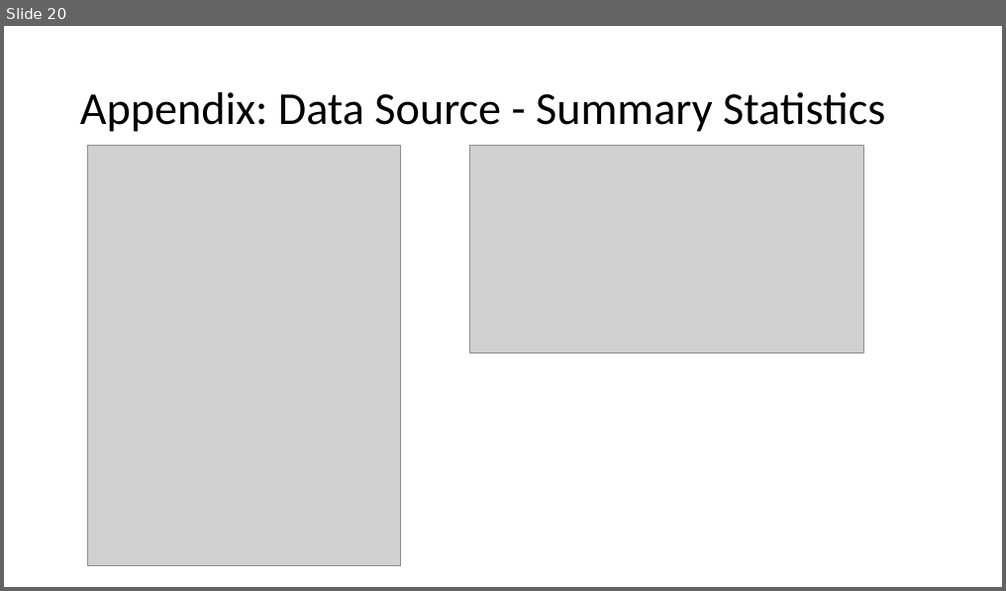
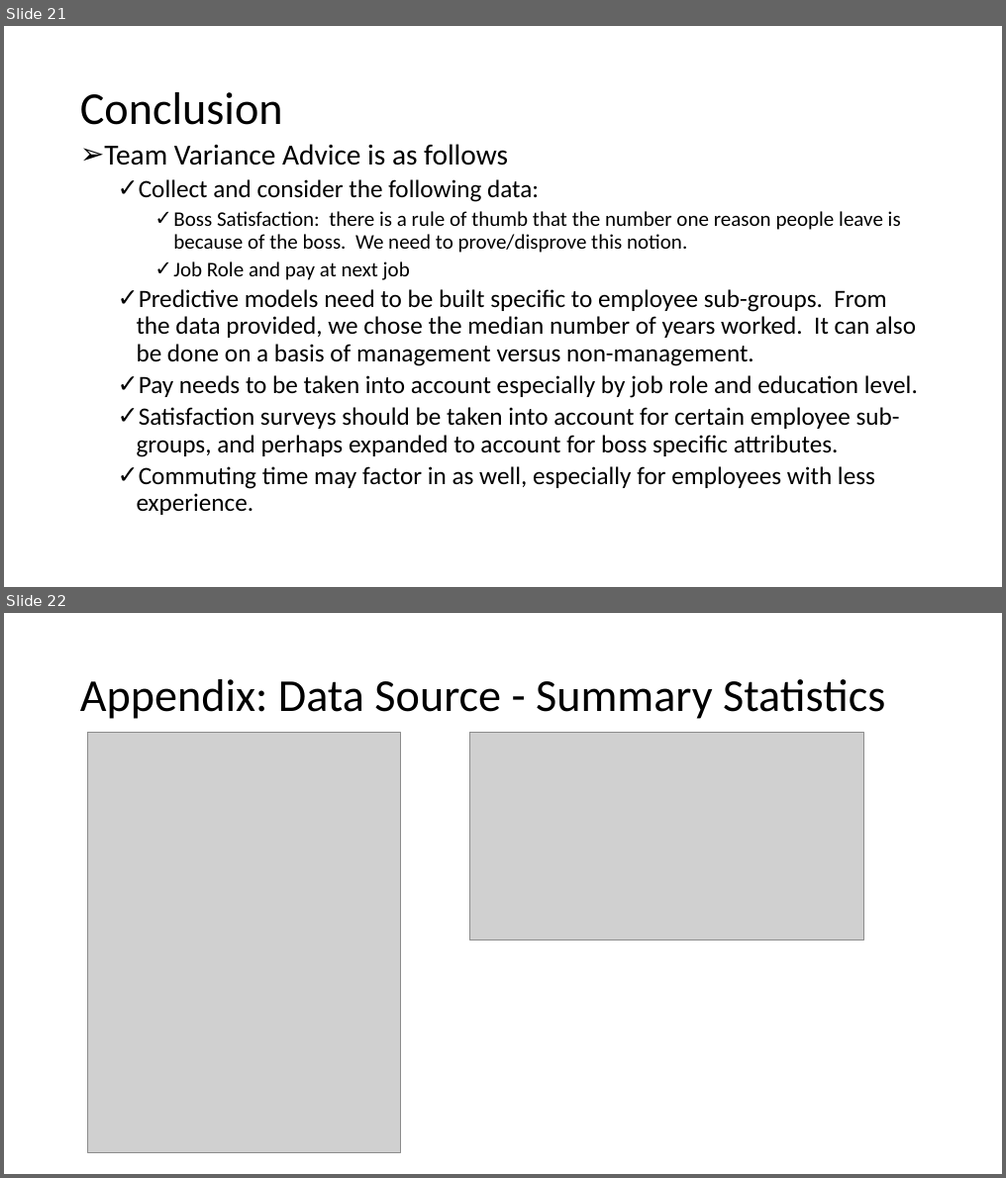
Before and after one commit to bdelahoussaye/CaseStudy2, a slide deck: Final Presentation_TEAM VARIANCE 6306.pptx. Shown one above the other, each under a label of ours: slide 20 before the commit, slides 21 and 22 after it. The pictures are 1006x591 and 1006x1178 pixels, drawn with LibreOffice and Linux fonts; fonts in the diff are those of the drawing; grey boxes stand for pictures. Boxes give left, top, right and bottom in pixels: in the first picture for what was removed or moved away, otherwise in the second. Text is boxed around its words. In the diff, an @@ line names an element or a change of style, - is before the commit and + after.

```diff
--- a/Final Presentation_TEAM VARIANCE 6306.pptx
+++ b/Final Presentation_TEAM VARIANCE 6306.pptx
@@ slide 21 added at [4,26,1002,587], background #FFFFFF @@
@@ title added at [80,92,283,125], 44 pt, text #000000 @@
+Conclusion
@@ text added at [104,144,918,515], 24 pt, text #000000 @@
+➢ Team Variance Advice is as follows
+  ✓ Collect and consider the following data:
+    ✓ Boss Satisfaction: there is a rule of thumb that the number one reason people leave is because of the boss. We need to prove/disprove this notion.
+    ✓ Job Role and pay at next job
+  ✓ Predictive models need to be built specific to employee sub-groups. From the data provided, we chose the median number of years worked. It can also be done on a basis of management versus non-management.
+  ✓ Pay needs to be taken into account especially by job role and education level.
+  ✓ Satisfaction surveys should be taken into account for certain employee sub-groups, and perhaps expanded to account for boss specific attributes.
+  ✓ Commuting time may factor in as well, especially for employees with less experience.
@@ what was slide 20 is now slide 22 @@
```
Also in this commit, not shown: 14 slides changed, 1 other slide added, 1 other file.
